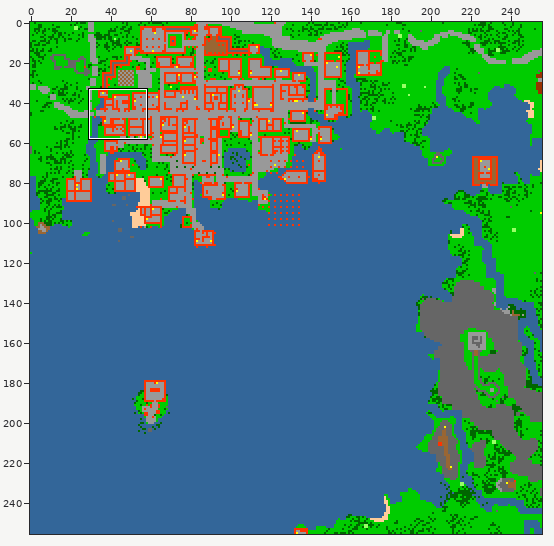
Two versions of one sprite sheet, minimap/Minimap_Color_32256_31744_7.png. The first picture is a wide view before the edit; the outline marks the close-up.
Close-up. First the earlier version:
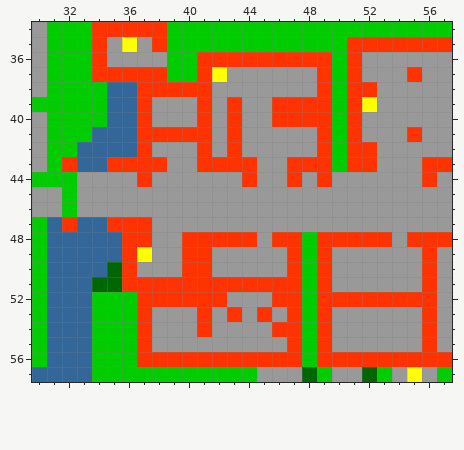
The file is 256x256 pixels. Shown: x 30..57, y 34..57.
The same view after the edit:
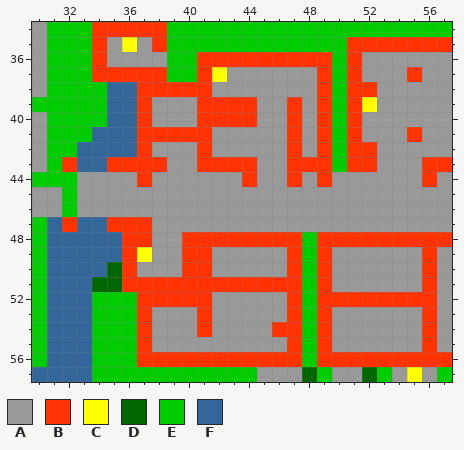
Palette (. is transparent): A #999999  B #ff3300  C #ffff00  D #006600  E #00cc00  F #336699
The edit:
@@ x 40..50 @@
 38 BBAAAAAAABE
-39 ABABAABBBBE
-40 ABABAABBBBE
-41 BBABAAAAABE
-42 ABABAAAAABE
+39 ABBBBAABABE
+40 ABBBBAABABE
+41 BBAAAAABABE
+42 ABAAAAABABE
 43 ABBBBAABBBE
@@ x 43..56 @@
 47 AAAAAAAAAAAAAA
-48 BBABBEBBBBBABB
+48 BBBBBEBBBBBBBB
 49 AAAABEBAAAAAAB
@@ x 40..48 @@
 51 BBBBBBBBE
-52 BBBAAABBE
-53 ABABABABE
+52 BBAAAAABE
+53 ABAAAAABE
 54 ABAAAABBE
